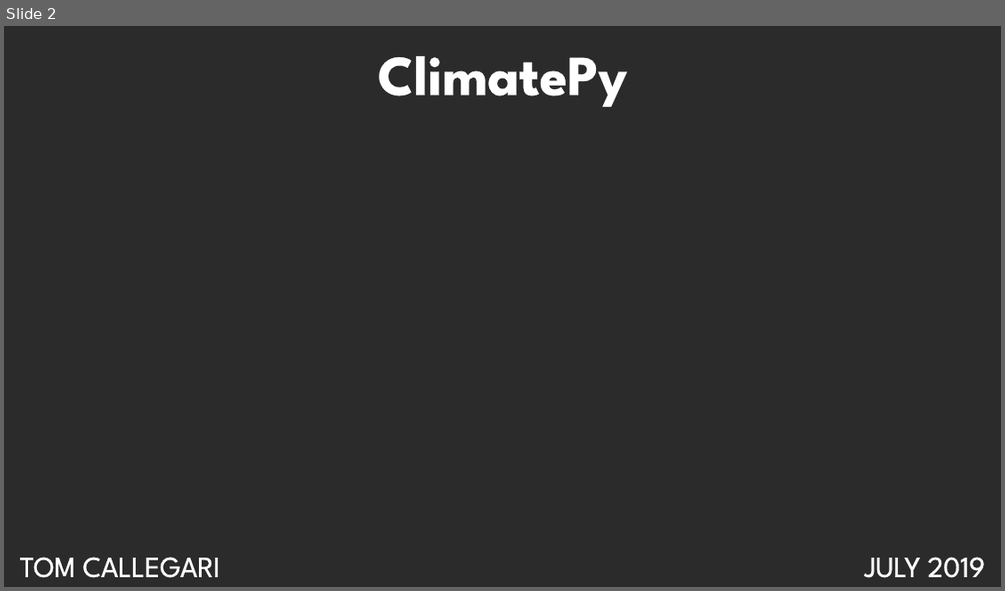
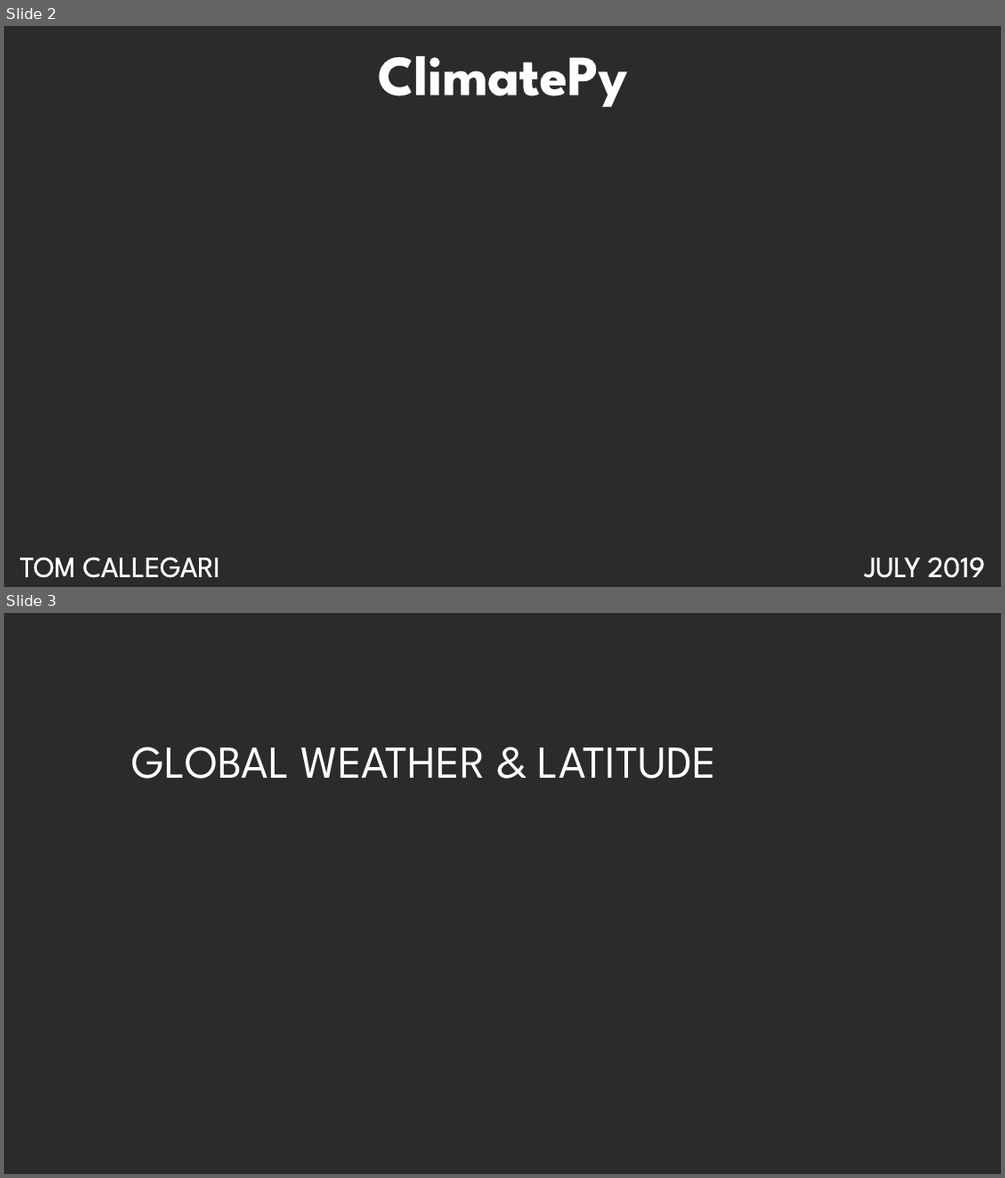
Before and after one commit to TomCallegari/UofT---SCS---Data-Anaytics-Bootcamp, a slide deck: Week 10 - Advanced Data Storage and Retrieval/Homework/Instructions/ClimatePy.pptx. Shown one above the other, each under a label of ours: slide 2 before the commit, slides 2 and 3 after it. The pictures are 1005x591 and 1005x1178 pixels, drawn with LibreOffice and Linux fonts; fonts in the diff are those of the drawing; background and template pictures are left out; a plain dark background stands for a picture behind light text. Boxes give left, top, right and bottom in pixels: in the first picture for what was removed or moved away, otherwise in the second. Text is boxed around its words. In the diff, an @@ line names an element or a change of style, - is before the commit and + after.

```diff
--- a/Week 10 - Advanced Data Storage and Retrieval/Homework/Instructions/ClimatePy.pptx
+++ b/Week 10 - Advanced Data Storage and Retrieval/Homework/Instructions/ClimatePy.pptx
@@ slide 3 added at (x1=4, y1=613, x2=1001, y2=1174), background picture (left out) @@
@@ text added at (x1=132, y1=747, x2=716, y2=779), 44 pt, text #FFFFFF @@
+GLOBAL WEATHER & LATITUDE
```
Also in this commit, not shown: 40 other files.
